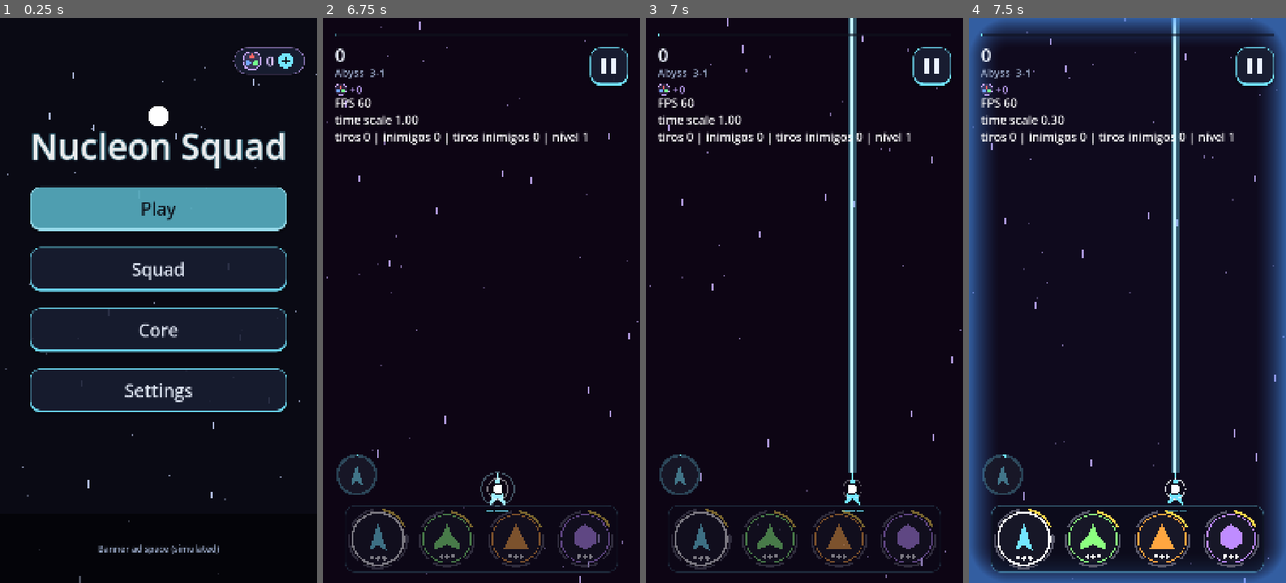
Above: before the commit, frames 1-4 (left to right).
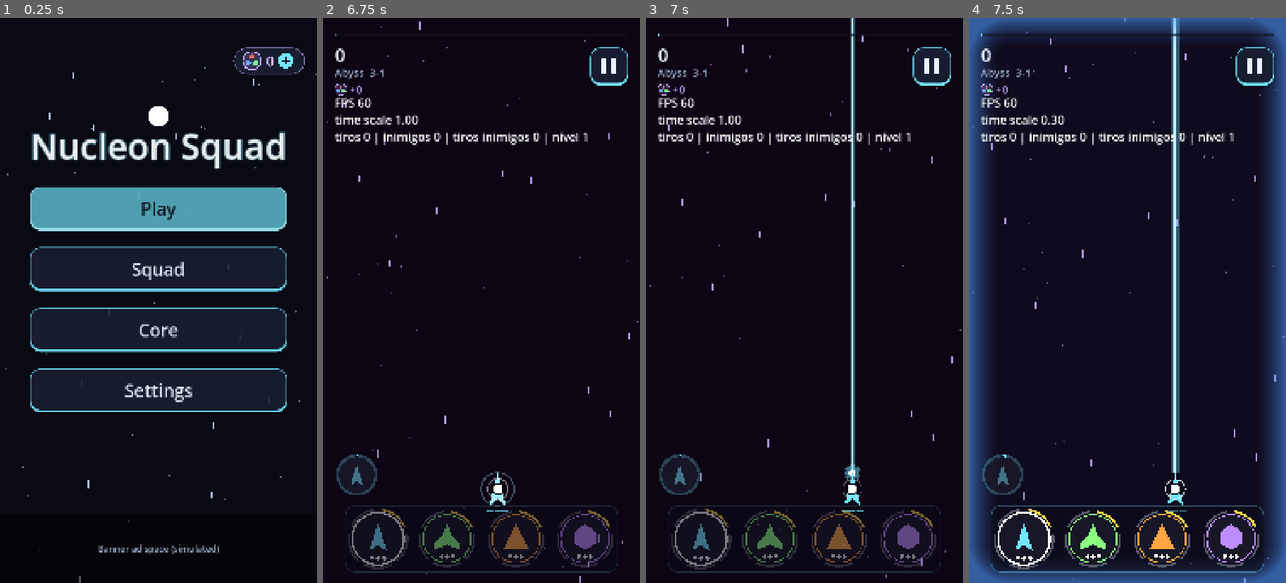
Above: after the commit, the same moments.

Repository: GDPonsoni/Nucleon-Squad-3D
Game: Godot game, scene res://scenes/menu.tscn
Same seed, same stepped clock (60 frames per second), same inputs: the game is played once before the commit and once after it.
Inputs (mouse positions are in pixels of both pictures, inside the frame that each line leads up to):
- Up to frame 1 (0.25 s): no input
- Up to frame 2 (6.75 s): click "Play" at 0.5 s; move the mouse to (551, 272) at 1.27 s; hold Right (ui_right) 1.28-2 s; click (551, 272) at 1.42 s; click (364, 159) at 2.02 s; click (598, 153) at 2.75 s; click (598, 159) at 3.52 s; click (389, 402) at 4.25 s; click (608, 68) at 5 s; click "Restart" at 5.75 s; drag from (418, 328) to (465, 413) at 6.52 s
- Up to frame 3 (7 s): no input
- Up to frame 4 (7.5 s): move the mouse to (1159, 176) at 7.27 s; hold Right (ui_right) from 7.28 s (still down)

Frames 1-2 are identical in both runs. In frame 3, 1.3% of the frame differs, in the area x 62-68%, y 0-82%; in frame 4, nothing differs.

Commit message:
feat(weapons): animação de surgimento das armas (carga, órbita se formando, mísseis nascendo)
Co-Authored-By: Claude Sonnet 5.5 <noreply@anthropic.com>

Diff:
--- a/scripts/core/params.gd
+++ b/scripts/core/params.gd
@@ -231,6 +231,9 @@
 var entry_glow_alpha: float = 0.75  # brilho branco no meio da entrada
 var entry_ring_scale: float = 1.9  # anel que converge para a nave (x altura da nave)
 var body_fx_pool_size: int = 8
+var weapon_spawn_seconds: float = 0.35  # surgimento da arma ao ativar (curto, para não atrapalhar)
+var weapon_spawn_orbit_spin: float = 2.5  # a órbita gira mais rápido enquanto se forma (multiplicador)
+var weapon_charge_orb_scale: float = 0.45  # orbe de carga na ponta (x largura da nave)
 var exit_seconds: float = 0.3  # saída por troca voluntária: o corpo recolhe de volta para o núcleo
 var exit_spin: float = 2.5  # rad de giro enquanto recolhe (x intensidade)
 var break_seconds: float = 0.75  # perda: o corpo se parte em pedaços que giram e somem
--- a/scripts/weapons/beam_weapon.gd
+++ b/scripts/weapons/beam_weapon.gd
@@ -19,6 +19,7 @@
 
 
 func _process(delta: float) -> void:
+	_tick_spawn(delta)
 	var tip: Vector2 = muzzle()
 	for k in stats.beam_angles.size():
 		var origin := Vector2(tip.x + stats.beam_offsets[k], tip.y)
@@ -42,7 +43,7 @@
 				target = enemy
 		_lengths[k] = hit
 		_ticks[k] = maxf(_ticks[k] - delta, 0.0)
-		if target != null and _ticks[k] == 0.0:
+		if target != null and _ticks[k] == 0.0 and not is_spawning():
 			_ticks[k] = stats.beam_tick_seconds / rate()
 			target.take_damage(damage())
 			Audio.shot(data.kind, sound_db)
@@ -59,10 +60,13 @@
 	var glow := Color(data.color, 0.35)
 	var core: Color = data.color.lightened(0.6)
 	for k in stats.beam_angles.size():
-		var width: float = stats.beam_widths[k]
+		# Surgimento: o raio abre de uma linha fina até a largura cheia, depois do orbe de carga
+		var grow: float = ease(clampf((spawn_progress() - 0.3) / 0.7, 0.0, 1.0), 0.5)
+		var width: float = stats.beam_widths[k] * grow
 		var length: float = _lengths[k]
 		# Desenha em pé e gira para o ângulo do raio
 		draw_set_transform(tip + Vector2(stats.beam_offsets[k], 0.0), deg_to_rad(stats.beam_angles[k]))
 		draw_rect(Rect2(-width * 0.5, -length, width, length), glow)
 		draw_rect(Rect2(-width * 0.2, -length, width * 0.4, length), core)
 	draw_set_transform(Vector2.ZERO)
+	_draw_charge()
--- a/scripts/weapons/chain_weapon.gd
+++ b/scripts/weapons/chain_weapon.gd
@@ -10,8 +10,12 @@
 
 func _process(delta: float) -> void:
 	# delta escalado: a cadência também desacelera na câmera lenta
-	_cooldown -= delta
-	if _cooldown <= 0.0:
+	var charging: bool = _tick_spawn(delta)
+	if charging:
+		_cooldown = 0.0
+	else:
+		_cooldown -= delta
+	if not charging and _cooldown <= 0.0:
 		_cooldown += 1.0 / (stats.fire_rate * rate())
 		_discharge()
 	for i in range(_bolts.size() - 1, -1, -1):
@@ -59,6 +63,7 @@
 
 
 func _draw() -> void:
+	_draw_charge()
 	for bolt in _bolts:
 		var fade: float = 1.0 - bolt["age"] / Params.chain_bolt_seconds
 		var points: PackedVector2Array = bolt["points"]
--- a/scripts/weapons/homing_weapon.gd
+++ b/scripts/weapons/homing_weapon.gd
@@ -16,7 +16,15 @@
 	_timer = 0.0
 
 
+## Ao surgir, a primeira onda já nasce em anel e mira (os mísseis crescem saindo da nave).
+func _on_spawn() -> void:
+	if stats != null:
+		_phase = Phase.AIMING
+		_timer = maxf(stats.aim_seconds, Params.weapon_spawn_seconds)
+
+
 func _process(delta: float) -> void:
+	_tick_spawn(delta)
 	# delta escalado: as ondas também desaceleram na câmera lenta
 	_timer -= delta
 	if _phase == Phase.COOLDOWN:
@@ -65,8 +73,9 @@
 	# Os mísseis crescem enquanto miram
 	var grow: float = 1.0 - clampf(_timer / stats.aim_seconds, 0.0, 1.0)
 	var half: Vector2 = stats.projectile_size * 0.5 * lerpf(0.3, 1.0, grow)
+	var out: float = ease(spawn_progress(), 0.5)  # no surgimento os mísseis saem do centro até o anel
 	for i in stats.projectile_count:
-		draw_set_transform(_slot(i), _aim_angle + PI * 0.5)
+		draw_set_transform(_slot(i) * out, _aim_angle + PI * 0.5)
 		draw_colored_polygon(PackedVector2Array([
 			Vector2(0.0, -half.y), Vector2(half.x, half.y), Vector2(-half.x, half.y),
 		]), data.color)
--- a/scripts/weapons/orbit_weapon.gd
+++ b/scripts/weapons/orbit_weapon.gd
@@ -8,7 +8,10 @@
 
 
 func _process(delta: float) -> void:
-	_angle = wrapf(_angle + deg_to_rad(stats.orbit_speed_degrees) * delta, 0.0, TAU)
+	var spin: float = 1.0
+	if _tick_spawn(delta):
+		spin += (Params.weapon_spawn_orbit_spin - 1.0) * (1.0 - spawn_progress())
+	_angle = wrapf(_angle + deg_to_rad(stats.orbit_speed_degrees) * spin * delta, 0.0, TAU)
 
 	# Sem tipo no laço: o chefe é liberado da memória ao morrer e a chave fica inválida
 	for enemy in _cooldowns.keys():
@@ -30,7 +33,7 @@
 			var enemy := enemies[j] as Enemy
 			if _cooldowns.has(enemy):
 				continue
-			var reach: float = enemy.radius + stats.orbit_size * 0.5
+			var reach: float = enemy.radius + stats.orbit_size * 0.5 * _grow()
 			if center.distance_squared_to(enemy.position) <= reach * reach:
 				_cooldowns[enemy] = stats.orbit_hit_seconds / rate()
 				enemy.take_damage(damage())
@@ -55,12 +58,22 @@
 
 
 func _offset(index: int) -> Vector2:
-	return Vector2.from_angle(_angle + TAU * index / stats.orbit_count) * stats.orbit_radius
+	return Vector2.from_angle(_angle + TAU * index / stats.orbit_count) * stats.orbit_radius * _grow()
+
+
+## Formação: as esferas saem do centro até o raio cheio (com leve excesso) e crescem.
+func _grow() -> float:
+	if not is_spawning():
+		return 1.0
+	var x: float = spawn_progress()
+	var c1: float = 1.70158
+	return clampf(1.0 + (c1 + 1.0) * pow(x - 1.0, 3.0) + c1 * pow(x - 1.0, 2.0), 0.0, 1.3)
 
 
 func _draw() -> void:
 	var pivot: Vector2 = to_local(_pivot())
-	draw_arc(pivot, stats.orbit_radius, 0.0, TAU, 64, Color(data.color, 0.15), 3.0)
+	var grow: float = _grow()
+	draw_arc(pivot, stats.orbit_radius * grow, 0.0, TAU, 64, Color(data.color, 0.15 + 0.3 * (1.0 - spawn_progress())), 3.0)
 	for i in stats.orbit_count:
-		draw_circle(pivot + _offset(i), stats.orbit_size * 0.5, data.color)
-		draw_circle(pivot + _offset(i), stats.orbit_size * 0.2, Color.WHITE)
+		draw_circle(pivot + _offset(i), stats.orbit_size * 0.5 * minf(grow, 1.0), data.color)
+		draw_circle(pivot + _offset(i), stats.orbit_size * 0.2 * minf(grow, 1.0), Color.WHITE)
--- a/scripts/weapons/projectile_weapon.gd
+++ b/scripts/weapons/projectile_weapon.gd
@@ -9,11 +9,18 @@
 
 func _process(delta: float) -> void:
 	# delta escalado: a cadência também desacelera na câmera lenta
+	if _tick_spawn(delta):
+		_cooldown = 0.0  # carrega e atira assim que o carregamento termina
+		return
 	_cooldown -= delta
 	if _cooldown > 0.0:
 		return
 	_cooldown += 1.0 / (stats.fire_rate * rate())
 	_fire()
+
+
+func _draw() -> void:
+	_draw_charge()
 
 
 func _fire() -> void:
--- a/scripts/weapons/weapon.gd
+++ b/scripts/weapons/weapon.gd
@@ -11,6 +11,7 @@
 var power: float = 1.0  # multiplicador de dano próprio (nave auxiliar)
 var sound_db: float = 0.0  # ajuste de volume dos disparos (nave auxiliar soa mais baixo)
 var muzzle_offset: float = Params.ship_size.y * 0.5  # distância do centro até a ponta
+var _spawn_left: float = 0.0  # animação de surgimento ao ativar
 
 
 static func create(weapon_data: WeaponData, combat_context: CombatContext, start_level: int) -> Weapon:
@@ -44,8 +45,53 @@
 
 
 func set_active(active: bool) -> void:
+	var was_visible: bool = visible
 	visible = active
 	set_process(active)
+	if active and not was_visible:
+		play_spawn()
+
+
+## Inicia a animação de surgimento (a arma já ligou, o ataque espera ela terminar).
+func play_spawn() -> void:
+	_spawn_left = Params.weapon_spawn_seconds
+	_on_spawn()
+
+
+## Gancho para armas que precisam preparar algo ao surgir.
+func _on_spawn() -> void:
+	pass
+
+
+## 0 = acabou de ligar, 1 = pronta. Em tempo de jogo: acompanha a câmera lenta.
+func spawn_progress() -> float:
+	return 1.0 - clampf(_spawn_left / Params.weapon_spawn_seconds, 0.0, 1.0)
+
+
+func is_spawning() -> bool:
+	return _spawn_left > 0.0
+
+
+## Avança o surgimento; devolve true enquanto ainda surge.
+func _tick_spawn(delta: float) -> bool:
+	if _spawn_left <= 0.0:
+		return false
+	_spawn_left = maxf(_spawn_left - delta, 0.0)
+	queue_redraw()
+	return _spawn_left > 0.0
+
+
+## Carregamento na ponta: orbe que cresce e anel que converge.
+func _draw_charge() -> void:
+	if _spawn_left <= 0.0:
+		return
+	var t: float = spawn_progress()
+	var k: float = minf(Params.anim_intensity, 1.5)
+	var tip := Vector2(0.0, -muzzle_offset)
+	var orb: float = Params.ship_size.x * Params.weapon_charge_orb_scale * t * k
+	draw_circle(tip, orb, Color(data.color, 0.5))
+	draw_circle(tip, orb * 0.5, Color(1.0, 1.0, 1.0, 0.9))
+	draw_arc(tip, Params.ship_size.x * lerpf(0.9, 0.15, ease(t, 0.5)) * k, 0.0, TAU, 24, Color(data.color.lightened(0.4), (1.0 - t) * 0.9), 3.0)
 
 
 ## Ponta da nave, em coordenadas globais.
